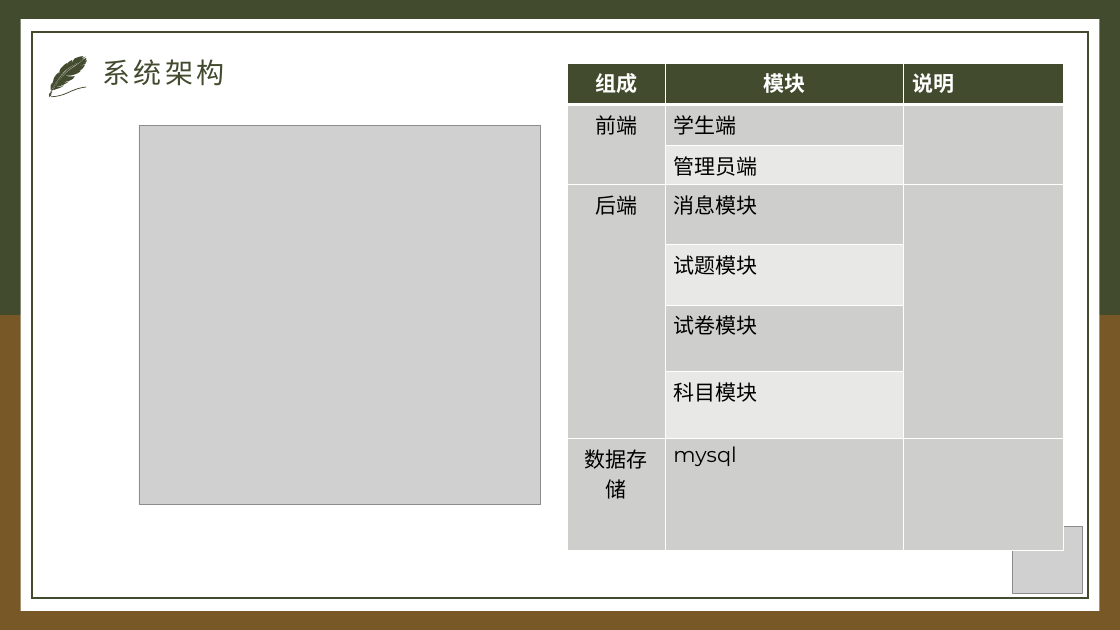
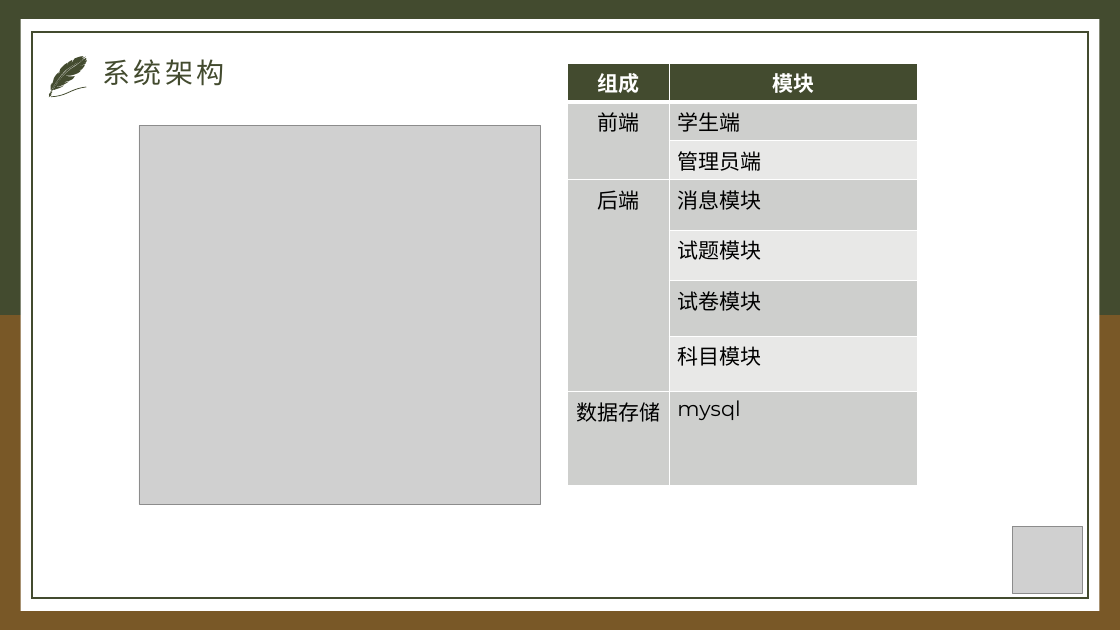
Before and after one commit to IHaoT/aishuati.document, a slide deck: slide 8 of SE2021-G003-总体设计/SE2021-G003-总体设计.pptx. Drawn at 1120x630 pixels with LibreOffice and Linux fonts; fonts in the diff are those of the drawing; grey boxes stand for pictures. Boxes give left, top, right and bottom in pixels: in the first picture for what was removed or moved away, otherwise in the second. Text is boxed around its words. In the diff, an @@ line names an element or a change of style, - is before the commit and + after.

```diff
--- a/SE2021-G003-总体设计/SE2021-G003-总体设计.pptx
+++ b/SE2021-G003-总体设计/SE2021-G003-总体设计.pptx
@@ table at [568, 63, 918, 471] @@
-column 3: 说明 |  |  |  |  |  |  | 
@@ table: place and size @@
-table at [568, 63, 1064, 545]
+table at [568, 63, 918, 471]
```
Also in this commit, not shown: 4 other slides changed, 4 slides added, 2 slides removed, 2 other files.
